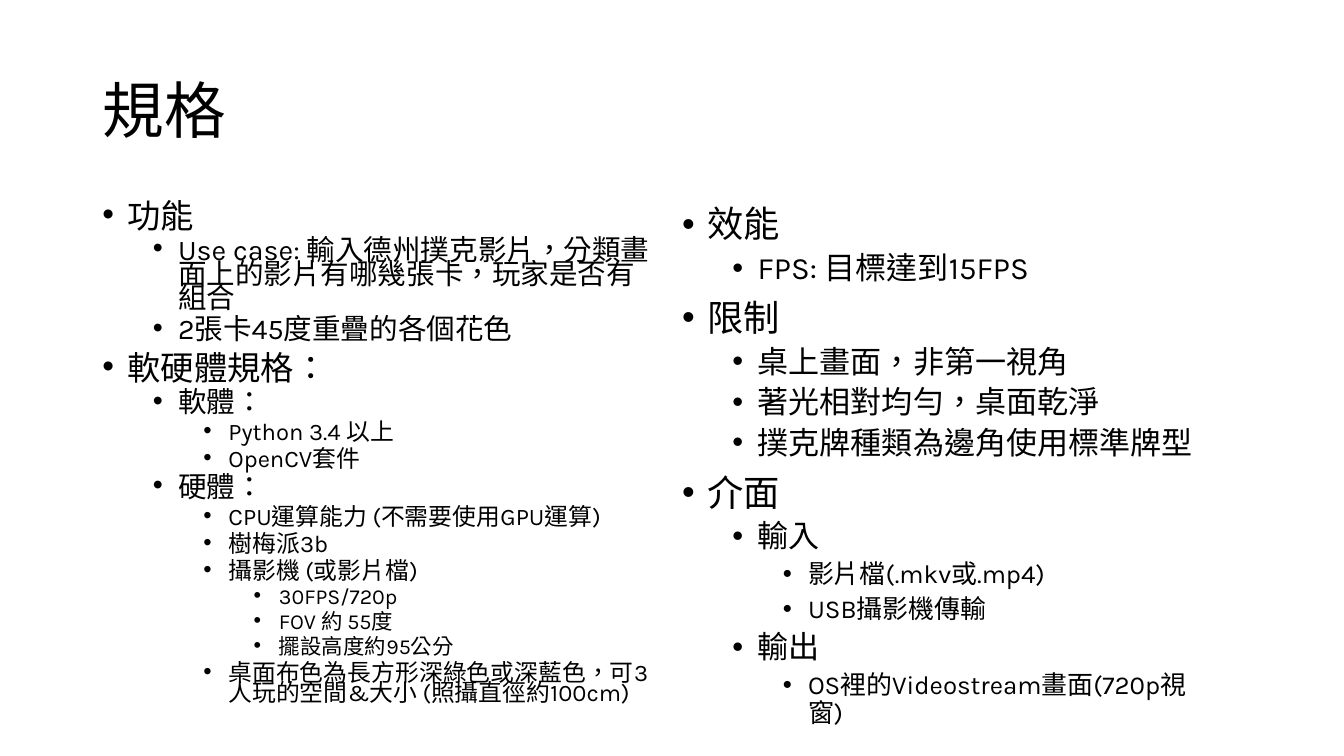
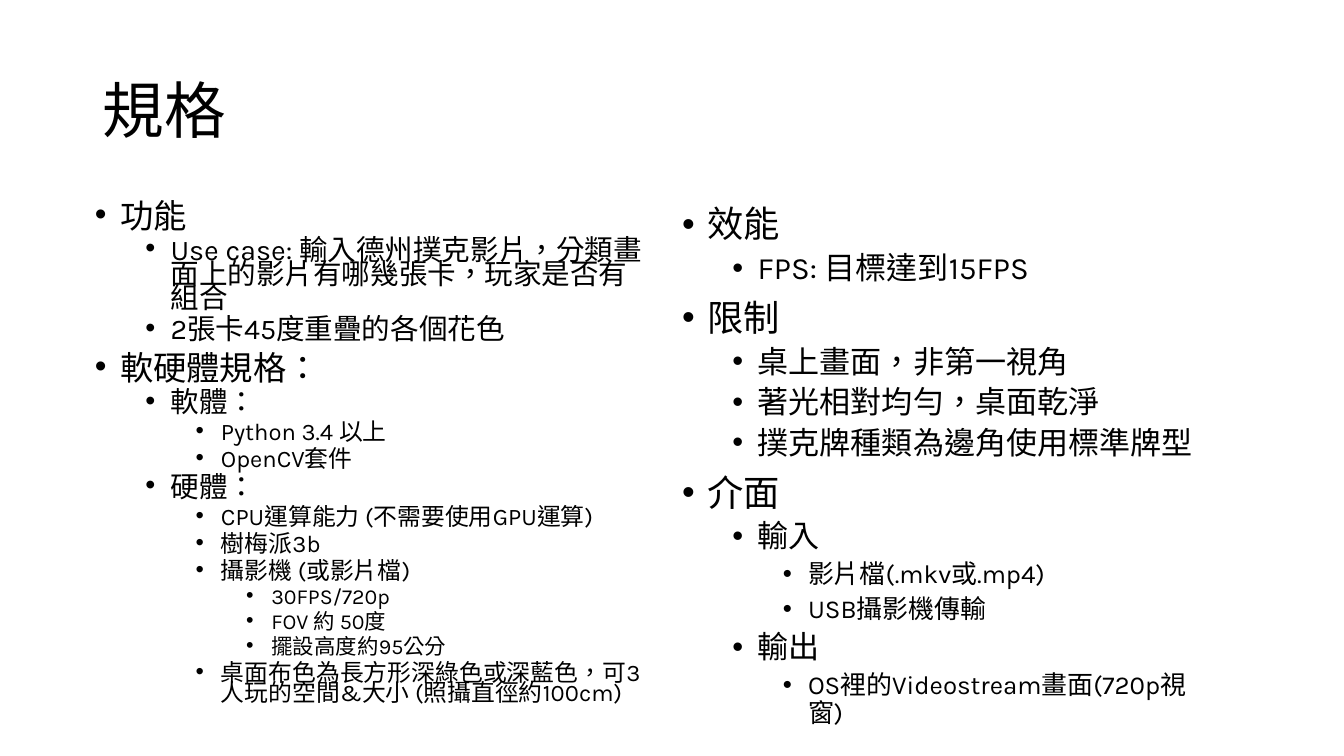
Before and after one commit to kennygnw/poker_detection_endterm, a slide deck: slide 2 of poker.pptx. Drawn at 1344x756 pixels with LibreOffice and Linux fonts; fonts in the diff are those of the drawing. Boxes give left, top, right and bottom in pixels: in the first picture for what was removed or moved away, otherwise in the second. Text is boxed around its words. In the diff, an @@ line names an element or a change of style, - is before the commit and + after.

Commit message:
ppt

```diff
--- a/poker.pptx
+++ b/poker.pptx
@@ text "功能": place and size @@
-text "功能" at [128,200,650,704]
+text "功能" at [120,200,642,704]
@@ text at [271,611,386,631]: text changed @@
-      • FOV 約 55度
+      • FOV 約 50度
```
Also in this commit, not shown: 7 slides added, 1 other file.
